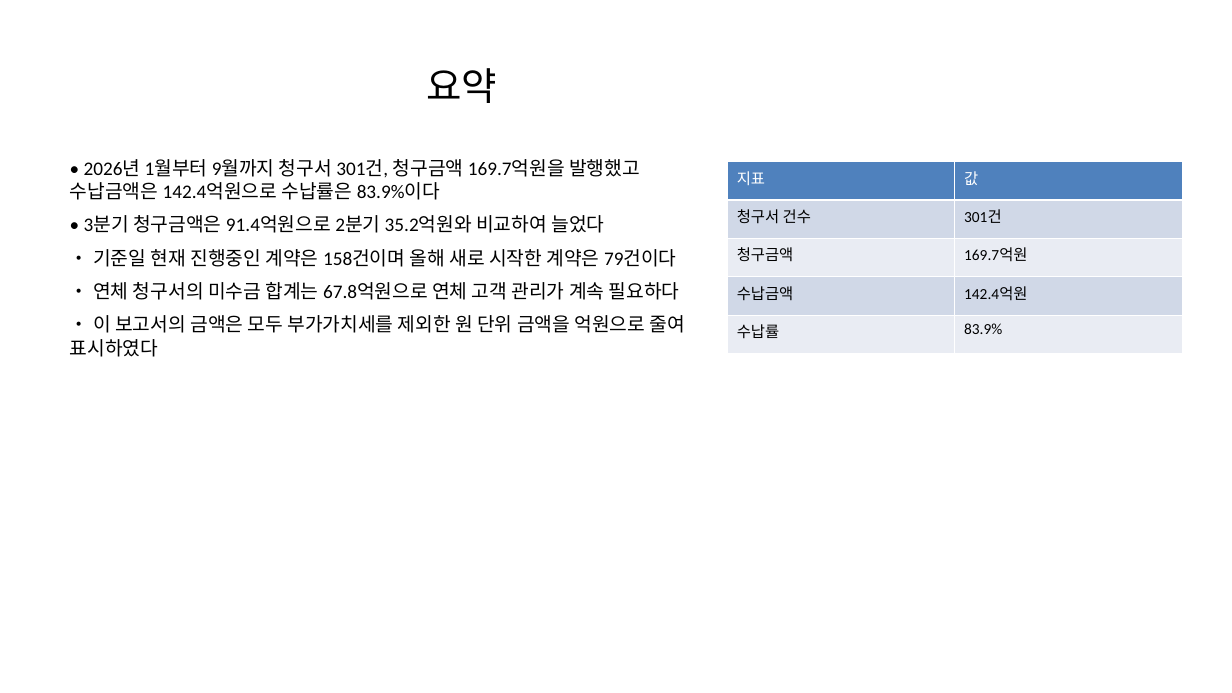
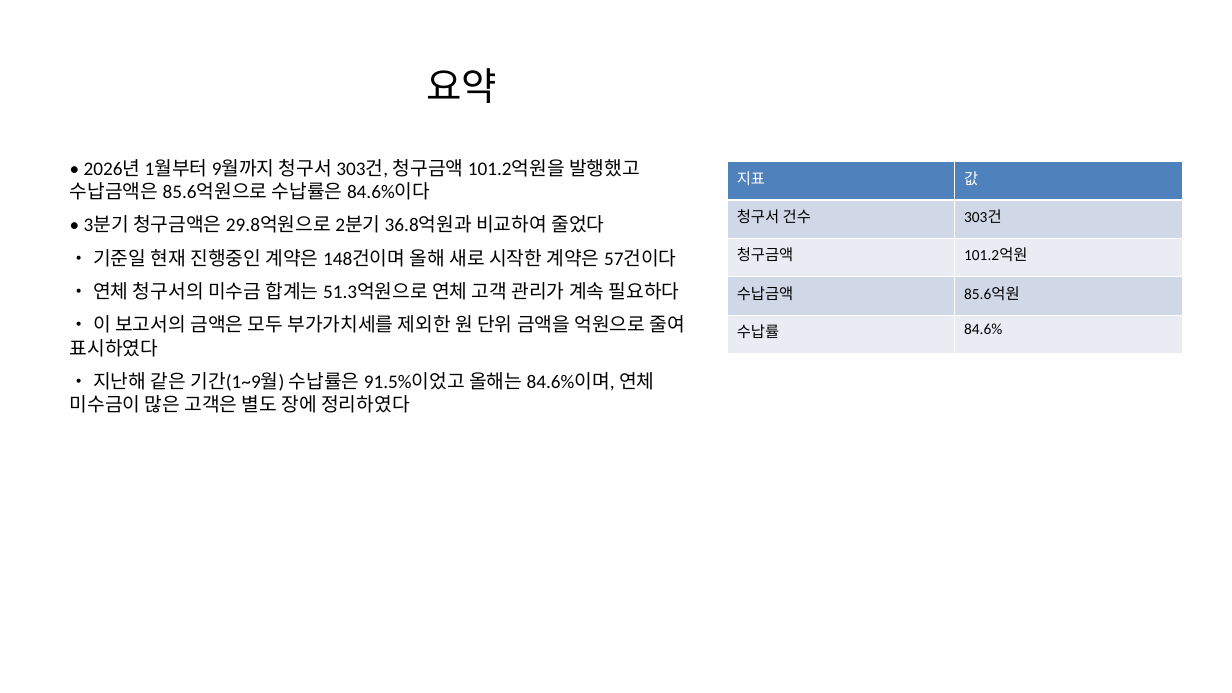
Before and after one commit to kimtoma/AutoOntology, a slide deck: slide 2 of samples/hanbit/documents/분기실적보고.pptx. Drawn at 1232x693 pixels with LibreOffice and Linux fonts; fonts in the diff are those of the drawing. Boxes give left, top, right and bottom in pixels: in the first picture for what was removed or moved away, otherwise in the second. Text is boxed around its words. In the diff, an @@ line names an element or a change of style, - is before the commit and + after.

```diff
--- a/samples/hanbit/documents/분기실적보고.pptx
+++ b/samples/hanbit/documents/분기실적보고.pptx
@@ text at (70, 159, 680, 300): text changed @@
-• 2026년 1월부터 9월까지 청구서 301건, 청구금액 169.7억원을 발행했고 수납금액은 142.4억원으로 수납률은 83.9%이다
-• 3분기 청구금액은 91.4억원으로 2분기 35.2억원와 비교하여 늘었다
-• 기준일 현재 진행중인 계약은 158건이며 올해 새로 시작한 계약은 79건이다
-• 연체 청구서의 미수금 합계는 67.8억원으로 연체 고객 관리가 계속 필요하다
+• 2026년 1월부터 9월까지 청구서 303건, 청구금액 101.2억원을 발행했고 수납금액은 85.6억원으로 수납률은 84.6%이다
+• 3분기 청구금액은 29.8억원으로 2분기 36.8억원과 비교하여 줄었다
+• 기준일 현재 진행중인 계약은 148건이며 올해 새로 시작한 계약은 57건이다
+• 연체 청구서의 미수금 합계는 51.3억원으로 연체 고객 관리가 계속 필요하다
@@ table at (727, 162, 1182, 354) @@
-row 2, column 2: 301건
+row 2, column 2: 303건
-row 3, column 2: 169.7억원
+row 3, column 2: 101.2억원
-row 4, column 2: 142.4억원
+row 4, column 2: 85.6억원
-row 5, column 2: 83.9%
+row 5, column 2: 84.6%
@@ text at (70, 372, 654, 413): paragraph added @@
+• 지난해 같은 기간(1~9월) 수납률은 91.5%이었고 올해는 84.6%이며, 연체 미수금이 많은 고객은 별도 장에 정리하였다
```
Also in this commit, not shown: 6 other slides changed, 34 other files.
